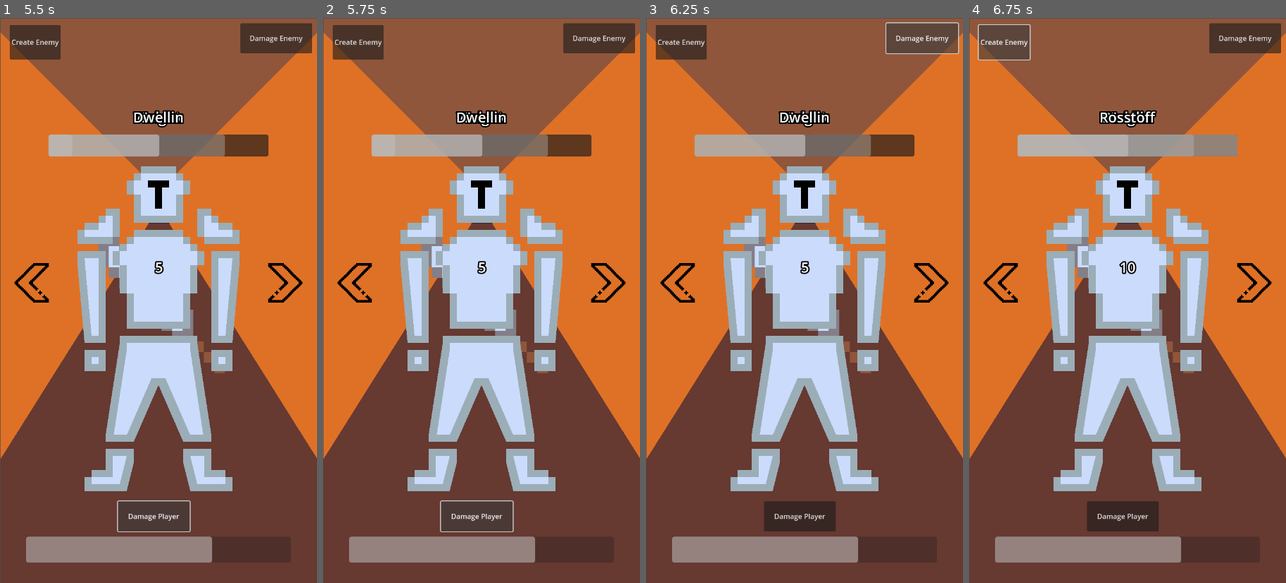
Above: before the commit, frames 1-4 (left to right).
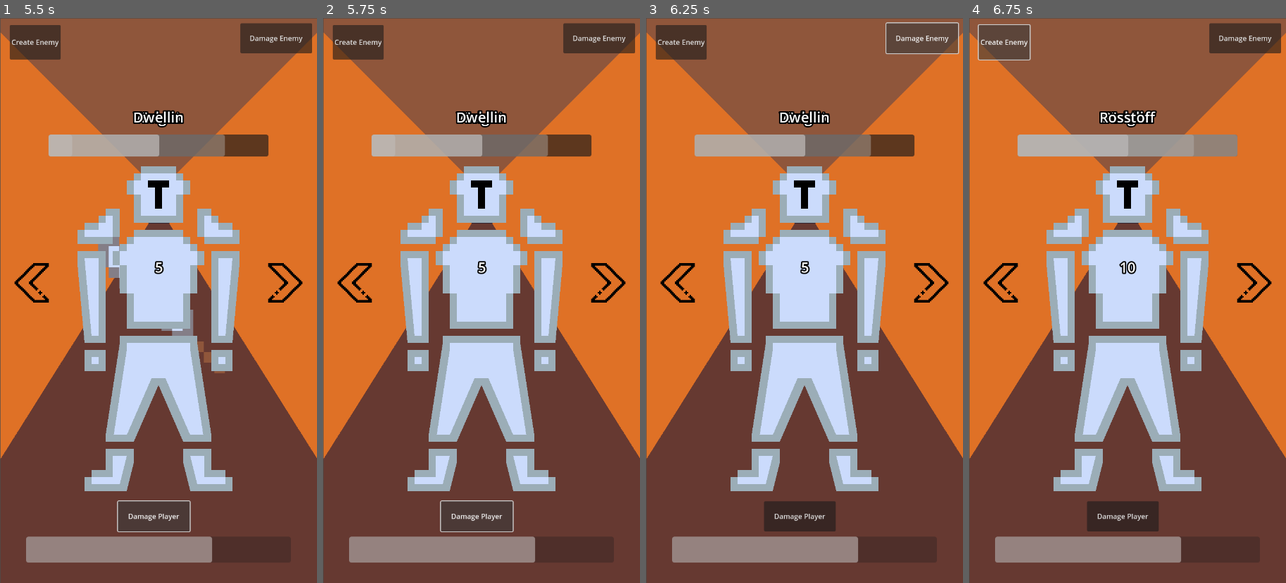
Above: after the commit, the same moments.

Repository: 3mhurley/swipe-of-fate
Game: Godot game, scene res://Scenes/main.tscn
Same seed, same stepped clock (60 frames per second), same inputs: the game is played once before the commit and once after it.
Inputs:
- Up to frame 1 (5.5 s): click "Damage Player" at 0.5 s; click "Damage Enemy" at 1.25 s; click "Create Enemy" at 2 s; click "Damage Player" at 2.75 s; click "Damage Enemy" at 3.5 s; click "Create Enemy" at 4.25 s; click "Damage Player" at 5 s
- Up to frame 2 (5.75 s): no input
- Up to frame 3 (6.25 s): click "Damage Enemy" at 5.75 s
- Up to frame 4 (6.75 s): click "Create Enemy" at 6.5 s

Frame 1 is identical in both runs. In frame 2, 0.5% of the frame differs, in the area x 30-71%, y 38-63%; in frame 3, 0.5%; in frame 4, 0.5%.
Error before the commit: Cannot call method 'queue_free' on a null value. (res://Scripts/combat.gd:42)

Commit message:
adjust timer and add remove sprite async

Diff:
--- a/Scenes/combat.tscn
+++ b/Scenes/combat.tscn
@@ -5,6 +5,6 @@
 [node name="Combat" type="Node2D"]
 script = ExtResource("1_wnp00")
 
-[node name="Timer" type="Timer" parent="."]
+[node name="CombatTimer" type="Timer" parent="."]
 
-[connection signal="timeout" from="Timer" to="." method="_on_timer_timeout"]
+[connection signal="timeout" from="CombatTimer" to="." method="_on_timer_timeout"]
--- a/Scripts/combat.gd
+++ b/Scripts/combat.gd
@@ -2,18 +2,13 @@
 
 @onready var damage_scene: PackedScene = preload("res://Sprites/damage.tscn")
 
+@onready var opponent_node = get_parent().get_node("Opponent")
+
 # Called when the node enters the scene tree for the first time.
 func _ready() -> void:
-	get_node("Timer").wait_time = 4
-	get_node("Timer").start()
+	get_node("CombatTimer").wait_time = 4
+	get_node("CombatTimer").start()
 
-func add_damage_sprite() -> void:
-	var damage: Damage = damage_scene.instantiate()
-	var damage_image_rotation: String = "Left"
-
-	add_child(damage)
-	damage.set_damage_values(damage_image_rotation)
-	damage.visible = true
 
 # Called every frame. 'delta' is the elapsed time since the previous frame.
 func _process(_delta: float) -> void:
@@ -27,19 +22,12 @@
 	var damage: Damage = damage_scene.instantiate()
 	var damage_image_rotation: String = "Left"
 
-	add_child(damage)
+	opponent_node.add_child(damage)
 	damage.set_damage_values(damage_image_rotation)
 	damage.visible = true
 
-	var remove_timer = Timer.new()
-	remove_timer.wait_time = 1.5
-	remove_timer.timeout.connect(_on_RemoveTimer_timeout)
-	add_child(remove_timer)
-	remove_timer.start()
+	await get_tree().create_timer(1.5).timeout
+	print("remove timer")
 
-func _on_RemoveTimer_timeout():
-	# Remove the sprite
-	get_node("Sprite").queue_free()
-
-	# Remove the remove timer
-	queue_free()
+	if is_instance_valid(damage):
+		damage.queue_free()
